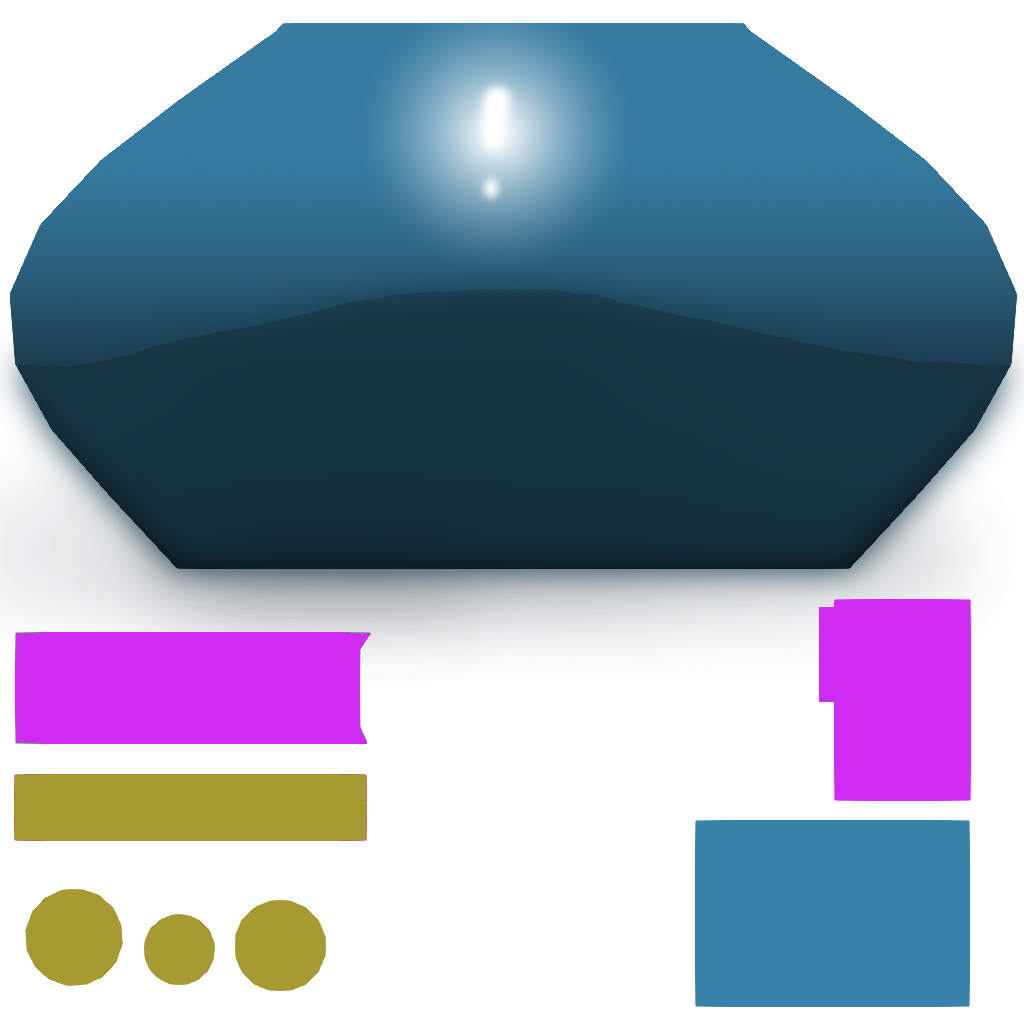
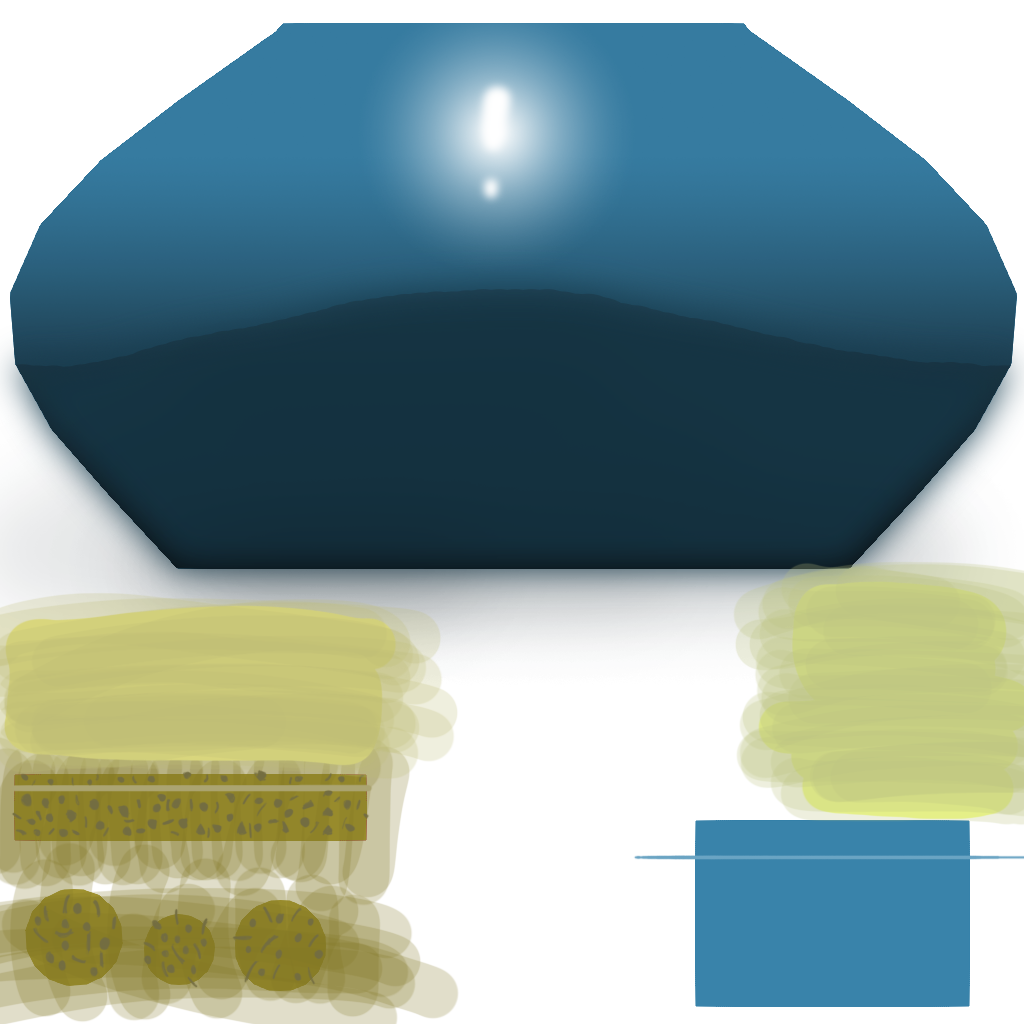
Comparing the layer stacks of the two 1024×1024 images. Changes:
painted on "Capa de pintura 7" over (733, 561, 1024, 825)
painted on "Capa de pintura 2" over (0, 593, 458, 780)
added layer "Capa 1" in group "Corcho" over (10, 769, 1024, 988)
added layer "Capa 2" in group "Corcho" over (0, 842, 459, 1024)
painted on "Capa de pintura 4" over (0, 730, 411, 913)
painted on "Gradient Fill 2" over (15, 23, 1015, 1007)
painted on "Gradient Fill 1" over (370, 23, 626, 261)
